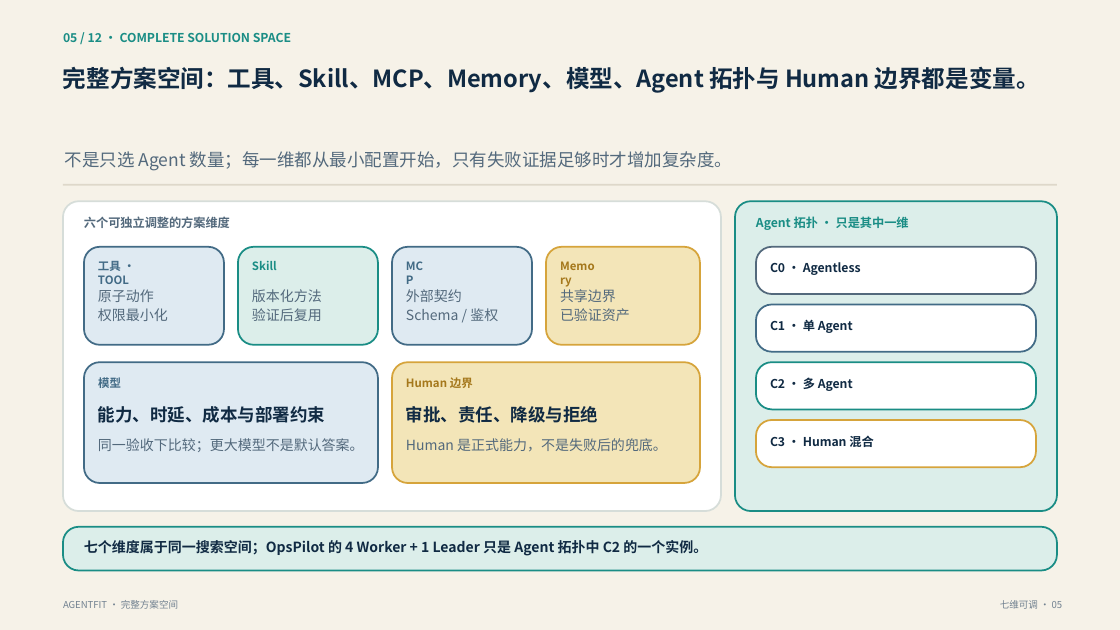
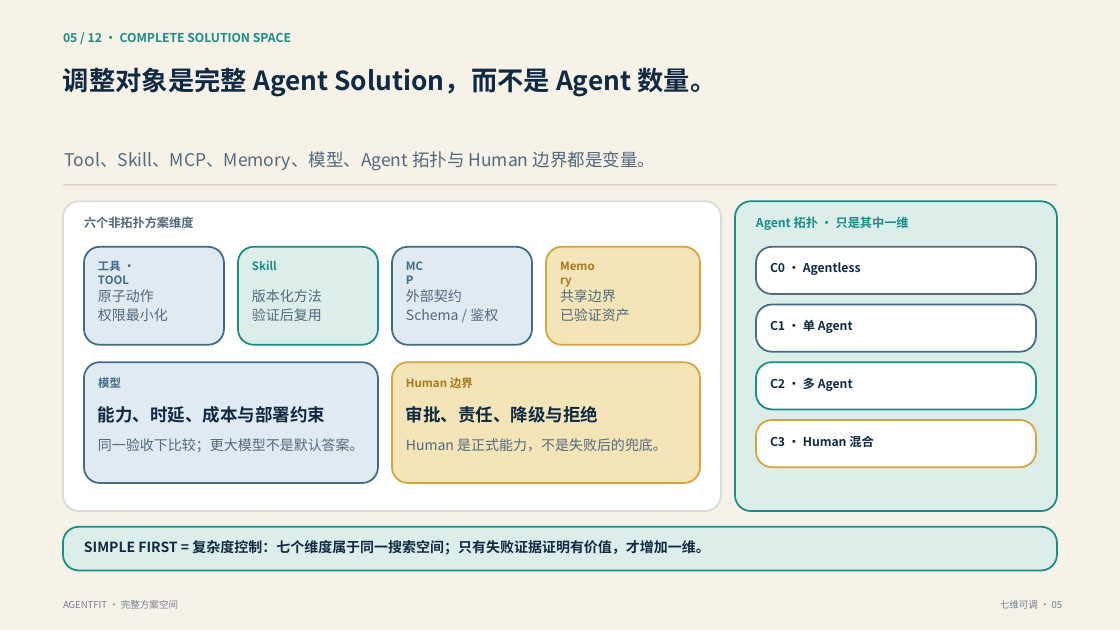
Before and after one commit to kailiangshang/agentfit, a slide deck: slide 5 of competition/2026-08-15/submission/agentfit-submission.pptx. Drawn at 1120x630 pixels with LibreOffice and Linux fonts; fonts in the diff are those of the drawing. Boxes give left, top, right and bottom in pixels: in the first picture for what was removed or moved away, otherwise in the second. Text is boxed around its words. In the diff, an @@ line names an element or a change of style, - is before the commit and + after.

```diff
--- a/competition/2026-08-15/submission/agentfit-submission.pptx
+++ b/competition/2026-08-15/submission/agentfit-submission.pptx
@@ text at [63, 67, 716, 97]: text changed; size 20.2 to 22.5 pt @@
-完整方案空间：工具、Skill、MCP、Memory、模型、Agent 拓扑与 Human 边界都是变量。
+调整对象是完整 Agent Solution，而不是 Agent 数量。
@@ text at [65, 151, 655, 171]: text changed @@
-不是只选 Agent 数量；每一维都从最小配置开始，只有失败证据足够时才增加复杂度。
+Tool、Skill、MCP、Memory、模型、Agent 拓扑与 Human 边界都是变量。
@@ text at [84, 216, 194, 228]: text changed @@
-六个可独立调整的方案维度
+六个非拓扑方案维度
@@ text at [84, 540, 709, 555]: text changed @@
-七个维度属于同一搜索空间；OpsPilot 的 4 Worker + 1 Leader 只是 Agent 拓扑中 C2 的一个实例。
+SIMPLE FIRST = 复杂度控制：七个维度属于同一搜索空间；只有失败证据证明有价值，才增加一维。
```
Also in this commit, not shown: 3 other slides changed, 13 other files.
